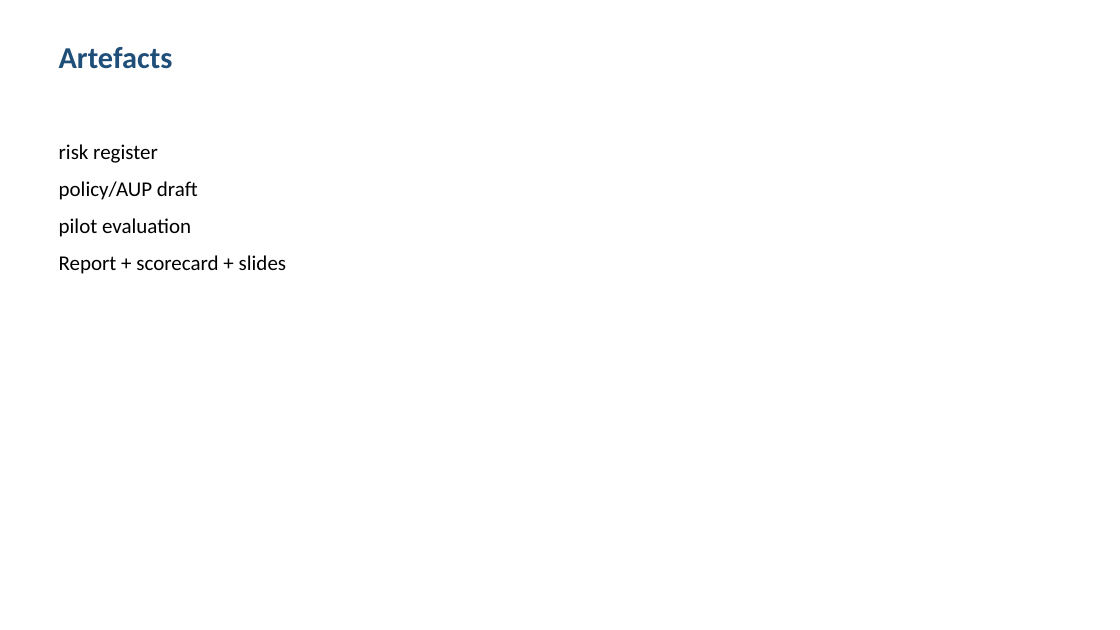
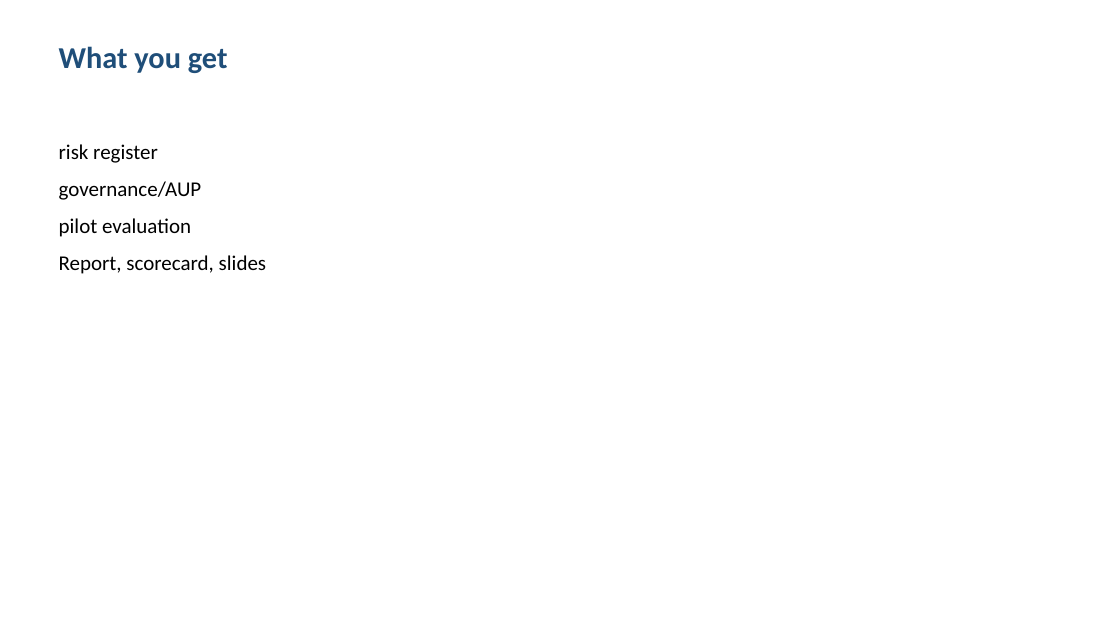
Before and after one commit to shohrabniaz/shadow-ai-acceptable-use, a slide deck: slide 3 of Final_Submission/02_Presentation.pptx. Drawn at 1120x630 pixels with LibreOffice and Linux fonts; fonts in the diff are those of the drawing. Boxes give left, top, right and bottom in pixels: in the first picture for what was removed or moved away, otherwise in the second. Text is boxed around its words. In the diff, an @@ line names an element or a change of style, - is before the commit and + after.

```diff
--- a/Final_Submission/02_Presentation.pptx
+++ b/Final_Submission/02_Presentation.pptx
@@ text at (59, 46, 228, 73): text changed @@
-Artefacts
+What you get
@@ text at (59, 181, 202, 200): text changed @@
-policy/AUP draft
+governance/AUP
@@ text at (59, 255, 266, 274): text changed @@
-Report + scorecard + slides
+Report, scorecard, slides
```
Also in this commit, not shown: 3 other slides changed, 12 other files.
